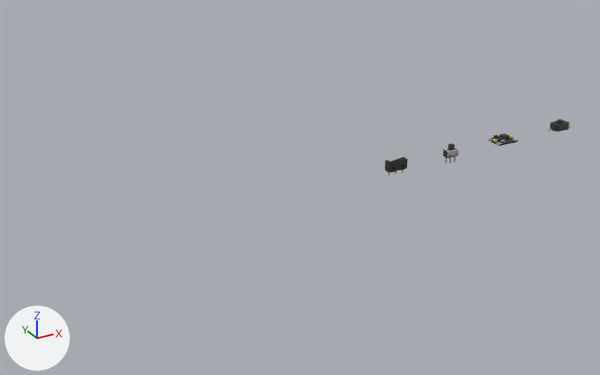
The Blender file electronics.blend, before and after one commit.
One viewpoint serves both versions: a 50 mm lens placed at (-5.33, -5.65, 2.81), pointed at (-2.13, 0.17, -0.1). Every picture has the same lights, and +X, +Y and +Z are marked at lower left.

Names of what the first picture shows: 'flashlight switche smd', 'micro switch b', 'power switch a', 'step-up convertor'.
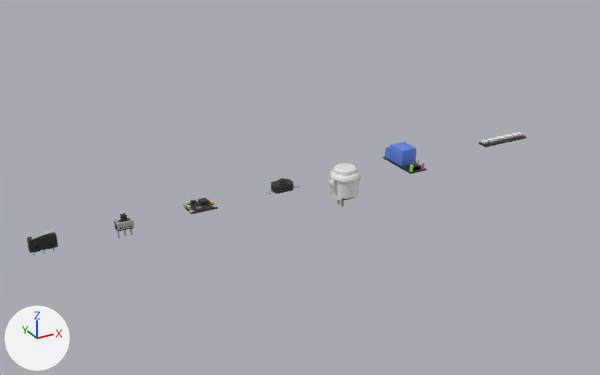
Commit message: Added few new modules for project iron timer

What differs and where, as boxes (x1, y1, x2, y2) in the pictures (600 x 375 px):
'arcadeButton', added
    after: (329, 163, 361, 207)
    faces in mat_w (white #e7e7e7): (329, 163, 361, 200)
'micro switch b', moved
    before: (385, 154, 408, 176)
    after: (27, 229, 58, 255)
'rele2.5kW', added (blue)
    after: (383, 142, 427, 174)
    faces in mat_p_blue (blue #5f88e7): (385, 142, 416, 166)
    faces in mat_plastic (black #303030): (383, 156, 427, 174)
'step-up convertor', moved
    before: (488, 133, 518, 146)
    after: (183, 198, 218, 214)
'flashlight switche smd', moved
    before: (546, 119, 573, 132)
    after: (265, 178, 300, 194)
'power switch a', moved
    before: (443, 143, 459, 164)
    after: (114, 213, 134, 238)
'neopixel_line8', added
    after: (479, 132, 526, 147)
    faces in mat_plastic (black #303030): (479, 135, 526, 147)
    faces in mat_w (white #e7e7e7): (481, 132, 522, 144)

The change, as a list of edits to the scene's bpy script:
```text
Add mat_w:
    mat_w = principled_material('w')
    mat_w.base_color = (0.8, 0.8, 0.8)  # white #e7e7e7
Add mat_material_009:
    mat_material_009 = principled_material('Material.009')
    mat_material_009.base_color = (0.336, 0.336, 0.336)  # grey #9d9d9d
    mat_material_009.metallic = 0.721
Add mat_material_002:
    mat_material_002 = principled_material('Material.002')
    mat_material_002.base_color = (0.8, 0.167, 0.185)  # red #e77277
Add mat_p_blue:
    mat_p_blue = principled_material('p_blue')
    mat_p_blue.base_color = (0.115, 0.245, 0.8)  # blue #5f88e7
Add mat_material_006:
    mat_material_006 = principled_material('Material.006')
    mat_material_006.base_color = (0.0, 0.0, 0.0)  # black #000000
    mat_material_006.specular_ior_level = 0.113
Add mat_material_001:
    mat_material_001 = principled_material('Material.001')
    mat_material_001.base_color = (0.301, 0.8, 0.096)  # green #95e757
Add me_plane_003:
    me_plane_003.from_pydata(...)  # 408 vertices, 330 faces; spans x -0.252..0.252, y -0.05..0.05, z 0.0..0.038
    # faces by material slot: [74, 256]
    me_plane_003.materials.append(mat_plastic)  # black #303030
    me_plane_003.materials.append(mat_w)  # white #e7e7e7
Add me_plane_001:
    me_plane_001.from_pydata(...)  # 1514 vertices, 1582 faces; spans x -0.087..0.087, y -0.217..0.217, z -0.028..0.15
    # faces by material slot: [6, 288, 288, 26, 511, 262, 201]
    me_plane_001.materials.append(mat_plastic)  # black #303030
    me_plane_001.materials.append(mat_material_001)  # green #95e757
    me_plane_001.materials.append(mat_material_002)  # red #e77277
    me_plane_001.materials.append(mat_material_006)  # black #000000
    me_plane_001.materials.append(mat_material_009)  # grey #9d9d9d
    me_plane_001.materials.append(mat_p_blue)  # blue #5f88e7
    me_plane_001.materials.append(mat_metal)  # grey #b3b3b3
Add me_circle_006:
    me_circle_006.from_pydata(...)  # 867 vertices, 786 faces; spans x -0.145..0.145, y -0.135..0.135, z -0.274..0.084
    # faces by material slot: [560, 54, 172]
    me_circle_006.materials.append(mat_w)  # white #e7e7e7
    me_circle_006.materials.append(mat_plastic)  # black #303030
    me_circle_006.materials.append(mat_metal)  # grey #b3b3b3
Change ob_power_switch_a:
    ob_power_switch_a.location: (-0.625, 0.0, -0.033) -> (-3.753, 0.0, -0.033)
Change ob_micro_switch_b:
    ob_micro_switch_b.location: (-1.24, 0.0, -0.048) -> (-4.368, 0.0, -0.048)
Change ob_step_up_convertor:
    ob_step_up_convertor.location: (0.0, 0.0, 0.0) -> (-3.129, 0.0, 0.0)
Change ob_flashlight_switche_smd:
    ob_flashlight_switche_smd.location: (0.736, 0.0, 0.0) -> (-2.392, 0.0, 0.0)
Add ob_neopixel_line8:
    ob_neopixel_line8 = bpy.data.objects.new('neopixel_line8', me_plane_003)
    ob_neopixel_line8.location = (0.0, 0.0, 0.0)
    _m = ob_neopixel_line8.modifiers.new('EdgeSplit', 'EDGE_SPLIT')
    _m.split_angle = 0.864
Add ob_rele2_5kw:
    ob_rele2_5kw = bpy.data.objects.new('rele2.5kW', me_plane_001)
    ob_rele2_5kw.location = (-1.151, 0.0, 0.0)
    _m = ob_rele2_5kw.modifiers.new('EdgeSplit', 'EDGE_SPLIT')
    _m.split_angle = 0.944
Add ob_arcadebutton:
    ob_arcadebutton = bpy.data.objects.new('arcadeButton', me_circle_006)
    ob_arcadebutton.location = (-1.777, 0.0, 0.0)
    _m = ob_arcadebutton.modifiers.new('EdgeSplit', 'EDGE_SPLIT')
    _m.split_angle = 1.553
    _m = ob_arcadebutton.modifiers.new('Subdivision', 'SUBSURF')
    _m.levels = 3
```
